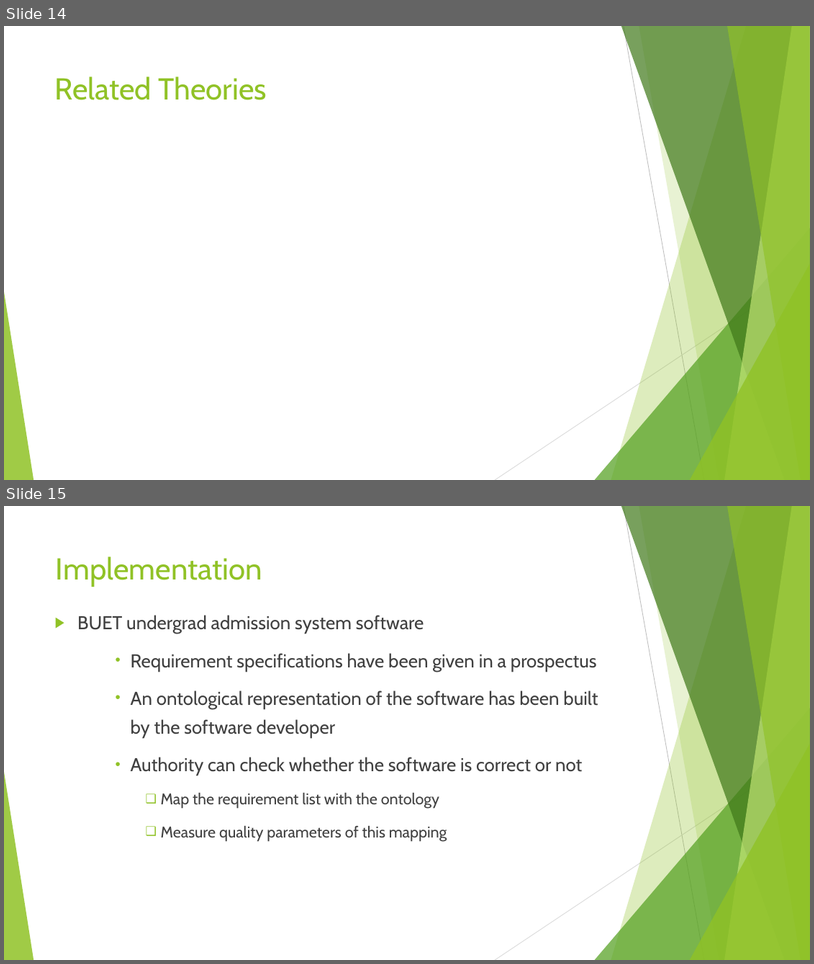
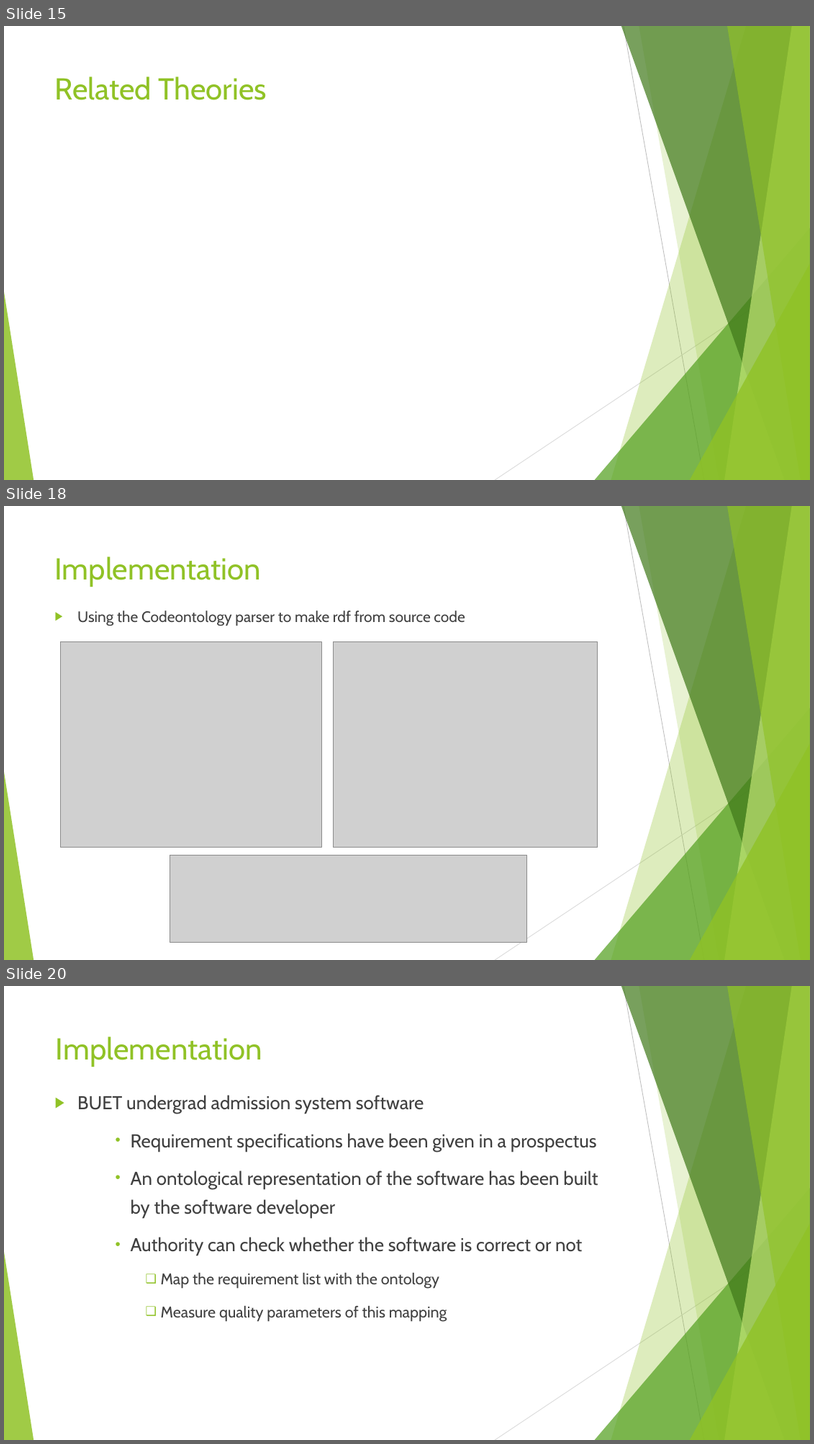
Before and after one commit to Waqar-107/CSE-400-Thesis, a slide deck: Thesis Slide.pptx. Shown one above the other, each under a label of ours: slides 14 and 15 before the commit, slides 15, 18 and 20 after it; the slides between them are not shown. The pictures are 814x964 and 814x1444 pixels, drawn with LibreOffice and Linux fonts; fonts in the diff are those of the drawing; grey boxes stand for pictures. Boxes give left, top, right and bottom in pixels: in the first picture for what was removed or moved away, otherwise in the second. Text is boxed around its words. In the diff, an @@ line names an element or a change of style, - is before the commit and + after.

```diff
--- a/Thesis Slide.pptx
+++ b/Thesis Slide.pptx
@@ slide 18 added at box(4, 506, 810, 960), background #FFFFFF; not listed: 10 template elements that a slide beside it also shows @@
@@ title added at box(55, 556, 262, 587), 36 pt, text #90C226 @@
+Implementation
@@ text added at box(77, 610, 465, 626), 18 pt, text #404040 @@
+▶ Using the Codeontology parser to make rdf from source code
@@ picture added at box(60, 641, 322, 847) @@
@@ picture added at box(333, 641, 598, 847) @@
@@ picture added at box(170, 855, 527, 942) @@
@@ what was slide 14 is now slide 15 @@
@@ what was slide 15 is now slide 20 @@
```
Also in this commit, not shown: 5 slides changed, 4 other slides added, 7 other files.
